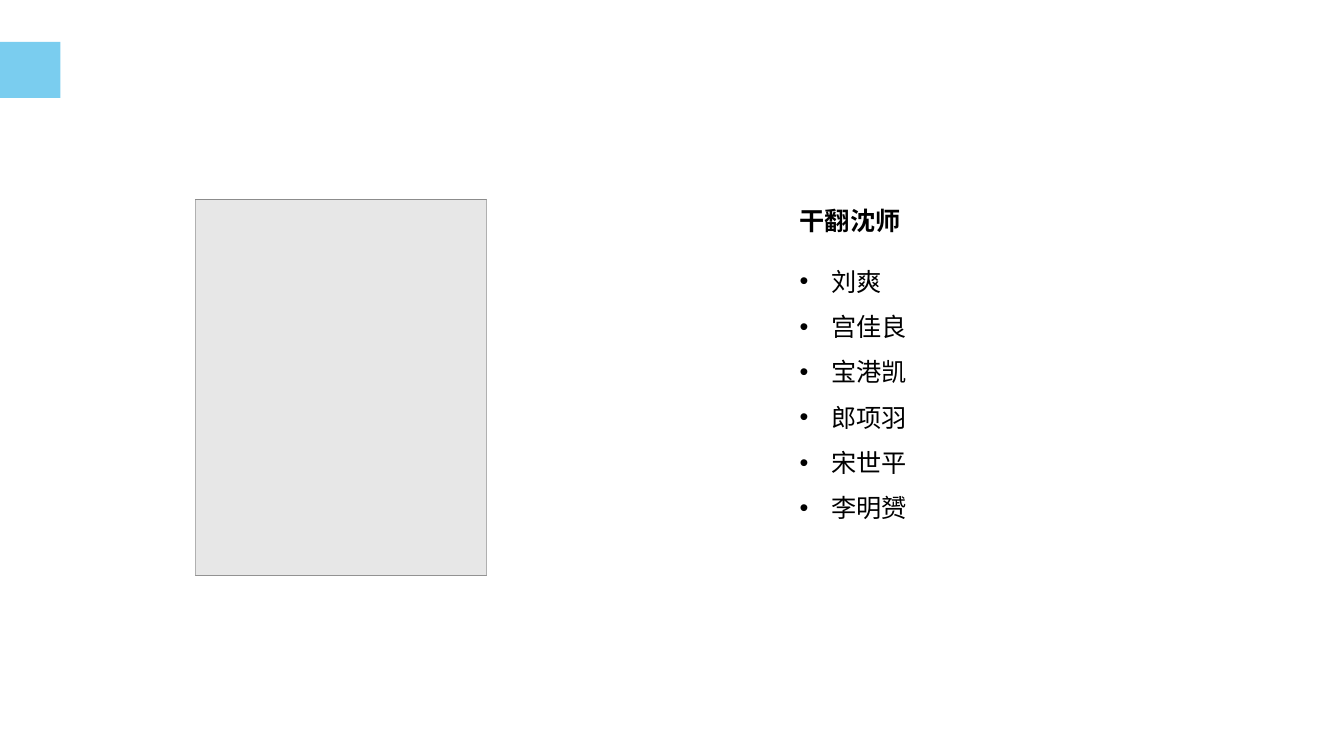
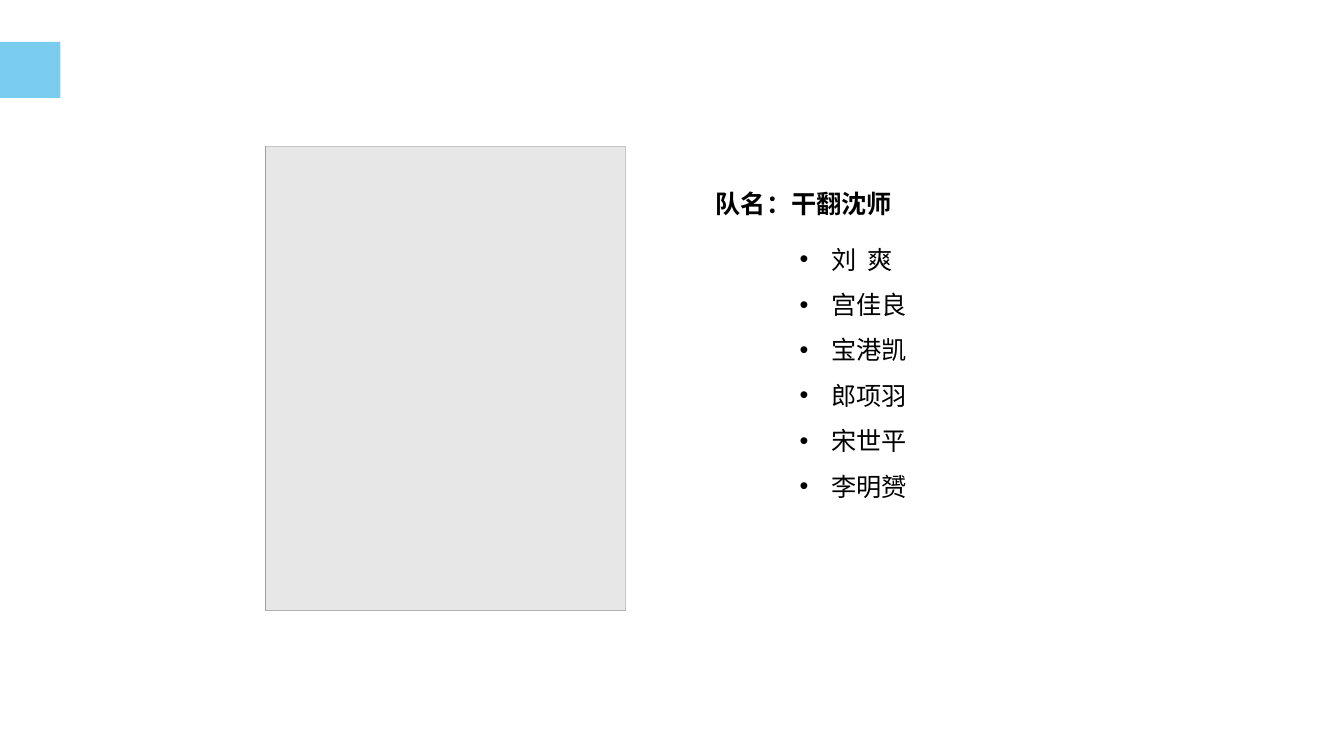
Before and after one commit to LiuSandy/StudentMarkManage, a slide deck: slide 3 of document/需求分析.ppt. Drawn at 1344x756 pixels with LibreOffice and Linux fonts; fonts in the diff are those of the drawing; grey boxes stand for pictures; background and template pictures are left out. Boxes give left, top, right and bottom in pixels: in the first picture for what was removed or moved away, otherwise in the second. Text is boxed around its words. In the diff, an @@ line names an element or a change of style, - is before the commit and + after.

```diff
--- a/document/需求分析.ppt
+++ b/document/需求分析.ppt
@@ picture: place and size @@
-picture at [195, 199, 487, 575]
+picture at [266, 146, 626, 611]
@@ rectangle: place and size @@
-rectangle at [195, 199, 487, 574]
+rectangle at [266, 145, 627, 611]
@@ text at [716, 191, 892, 216]: text changed @@
-干翻沈师
+队名：干翻沈师
@@ text "刘 爽": place and size @@
-text "刘 爽" at [831, 270, 907, 519]
+text "刘 爽" at [831, 248, 907, 498]
@@ text at [831, 248, 893, 271]: spaces changed @@
-• 刘爽
+• 刘 爽
```
Also in this commit, not shown: 3 other slides changed, 2 other files.
